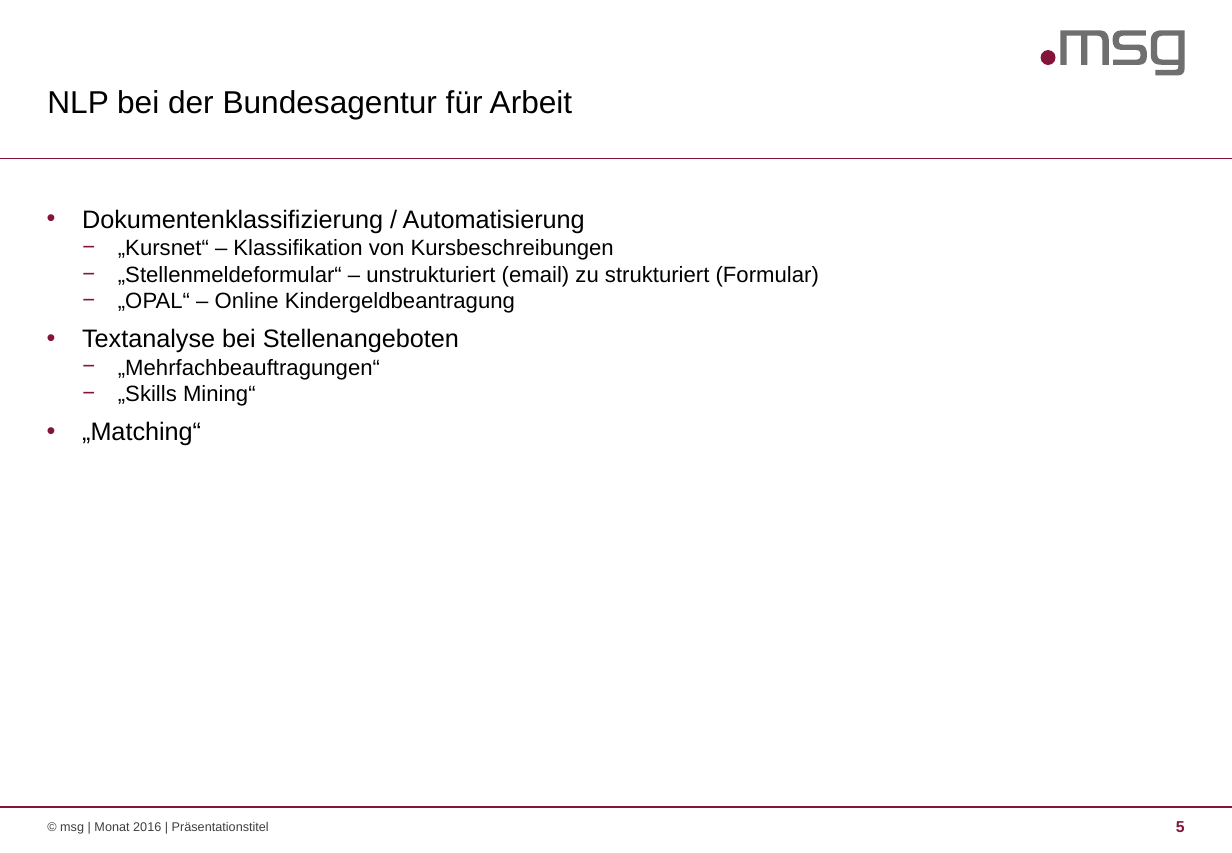
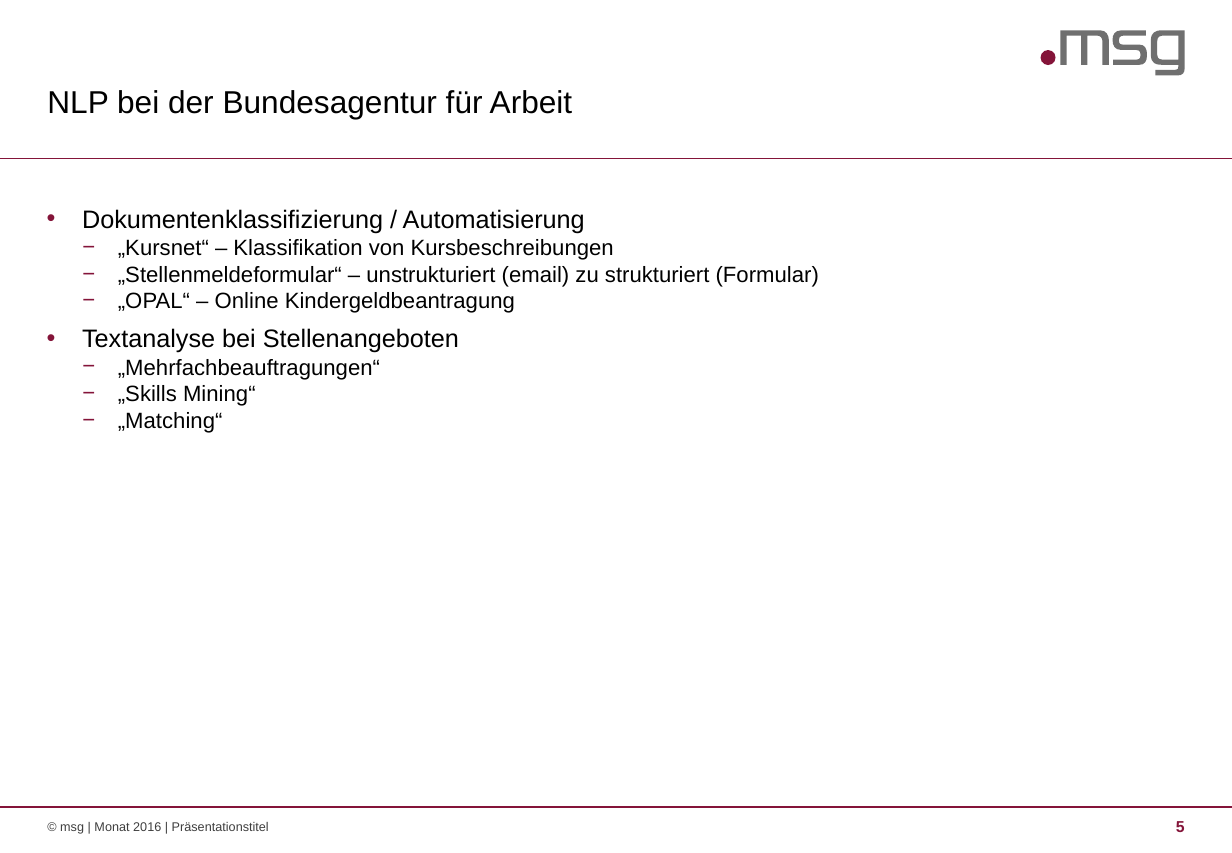
Before and after one commit to jloutz/Resume_NER, a slide deck: slide 5 of SAKI 2019 Exercise 2.pptx. Drawn at 1232x853 pixels with LibreOffice and Linux fonts; fonts in the diff are those of the drawing. Boxes give left, top, right and bottom in pixels: in the first picture for what was removed or moved away, otherwise in the second. Text is boxed around its words. In the diff, an @@ line names an element or a change of style, - is before the commit and + after.

```diff
--- a/SAKI 2019 Exercise 2.pptx
+++ b/SAKI 2019 Exercise 2.pptx
@@ text at [118, 412, 223, 433]: size 16 to 14 pt in "„Matching“"; bullet • to −; list level 1 to 2 in "„Matching“" @@
```
Also in this commit, not shown: 1 other slide changed, 1 other file.
